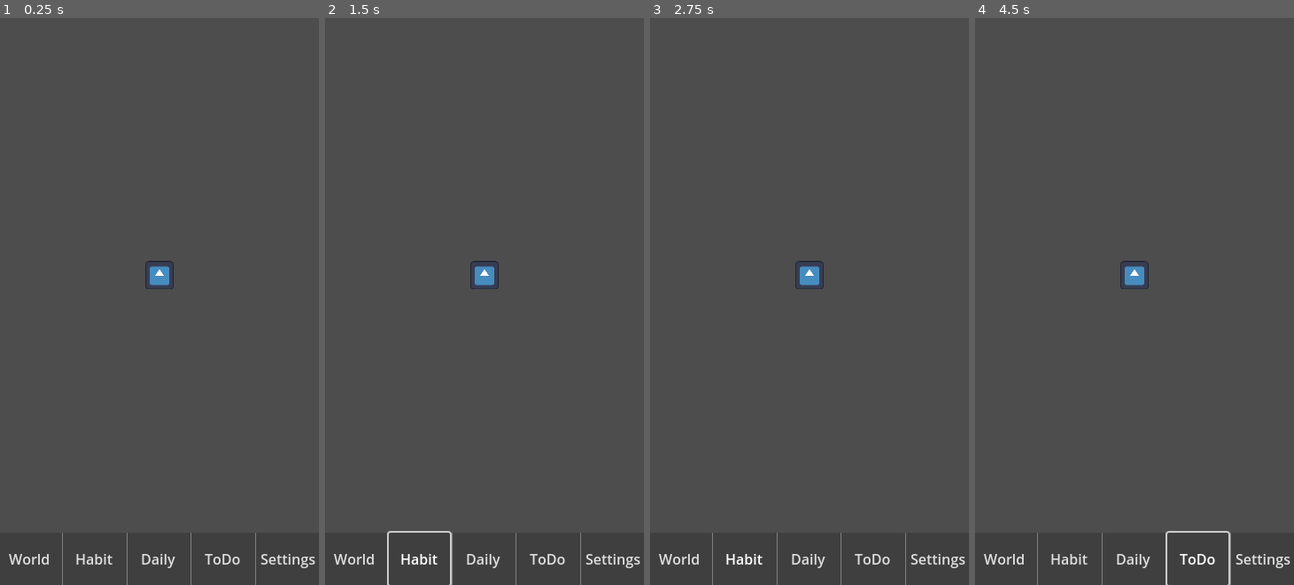
Above: before the commit, frames 1-4 (left to right).
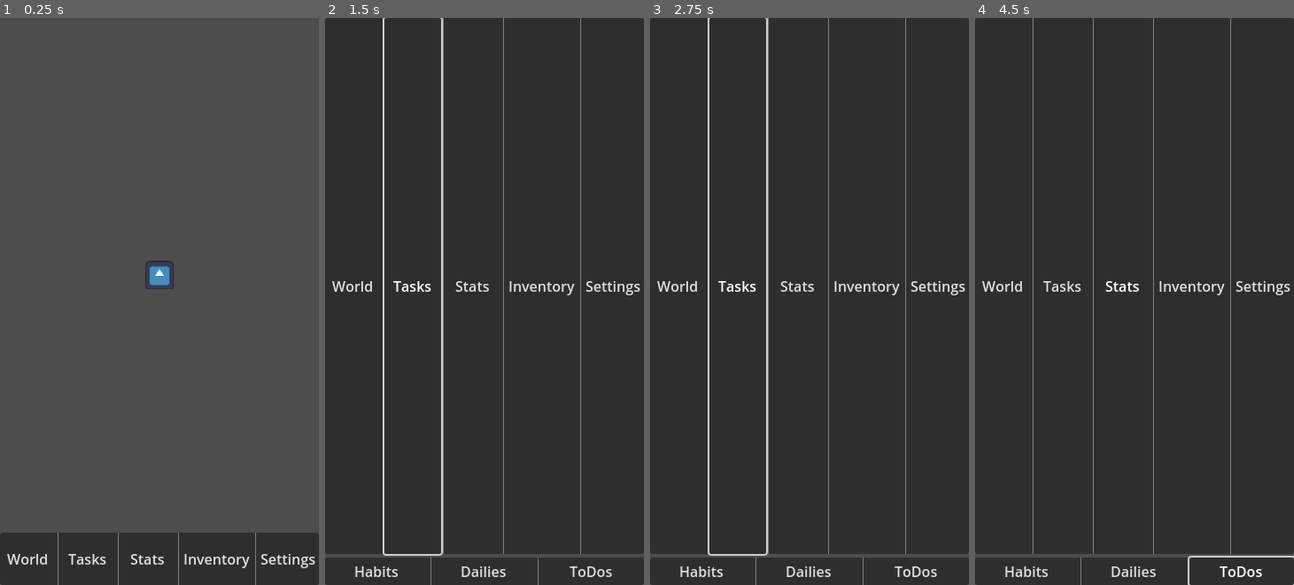
Above: after the commit, the same moments.

Repository: Knight-XAura/TaskRPG
Game: Godot game, scene res://main.tscn
Two runs of this game, one before a commit and one after it. Both use one fixed random seed, a clock stepped at 60 frames per second and the inputs below. The project has no main scene, so this scene is started directly. The engine's default icon, where the game draws it, is replaced by a stand-in: a white triangle on a blue panel in a dark square.
Inputs (mouse positions are in pixels of both pictures, inside the frame that each line leads up to):
- Up to frame 1 (0.25 s): no input
- Up to frame 2 (1.5 s): click "World" at 0.5 s; click (420, 556) at 1.25 s, where only the run before the commit has a clickable "Habit"
- Up to frame 3 (2.75 s): click (739, 284) at 2 s, where only the run after the commit has a clickable "Tasks"
- Up to frame 4 (4.5 s): click (1134, 556) at 2.75 s, where only the run before the commit has a clickable "Daily"; click (1121, 284) at 3.5 s, where only the run after the commit has a clickable "Stats"; click (1198, 556) at 4.25 s, where only the run before the commit has a clickable "ToDo"

The runs differ from the first frame. In frame 1, 0.8% of the frame differs, in the area x 2-79%, y 90-100%; in frame 2, 92%, in the area x 0-100%, y 0-100%; in frame 3, 92%; in frame 4, 92%.

Commit message:
Scene adjustments and spawn tasks menu

Diff:
--- /dev/null
+++ b/Main.gd
@@ -0,0 +1,13 @@
+extends VBoxContainer
+
+@onready var svp_container: SubViewportContainer = $SVPContainer
+
+var tasks_scene: PackedScene = preload("res://menu/tasks/tasks.tscn")
+
+@onready var current_tab: Control = svp_container
+
+func _on_tasks_pressed() -> void:
+	var tasks: VBoxContainer = tasks_scene.instantiate()
+	add_child(tasks, true) #Need to make this move or be added to the top above or below SVPContainer
+	current_tab.hide()
+	current_tab = tasks
--- a/main.tscn
+++ b/main.tscn
@@ -1,13 +1,14 @@
-[gd_scene load_steps=3 format=3 uid="uid://bwugcfpfnirpo"]
+[gd_scene load_steps=4 format=3 uid="uid://bwugcfpfnirpo"]
 
-[ext_resource type="PackedScene" uid="uid://4vjtgr2ew5bi" path="res://tabs/world/world.tscn" id="1_w8jnb"]
-[ext_resource type="ButtonGroup" uid="uid://clcx2yc5fgav4" path="res://tabs/tabs_group.tres" id="2_6t6hm"]
+[ext_resource type="Script" path="res://Main.gd" id="1_8c7xw"]
+[ext_resource type="PackedScene" uid="uid://4vjtgr2ew5bi" path="res://menu/world/world.tscn" id="1_w8jnb"]
+[ext_resource type="ButtonGroup" uid="uid://clcx2yc5fgav4" path="res://menu/tabs_group.tres" id="2_6t6hm"]
 
 [node name="Main" type="Node"]
 
 [node name="HUD" type="CanvasLayer" parent="."]
 
-[node name="VBoxContainer" type="VBoxContainer" parent="HUD"]
+[node name="Main" type="VBoxContainer" parent="HUD"]
 anchors_preset = 15
 anchor_right = 1.0
 anchor_bottom = 1.0
@@ -16,46 +17,32 @@
 size_flags_horizontal = 3
 size_flags_vertical = 3
 theme_override_constants/separation = 0
+script = ExtResource("1_8c7xw")
 
-[node name="SubViewportContainer" type="SubViewportContainer" parent="HUD/VBoxContainer"]
+[node name="SVPContainer" type="SubViewportContainer" parent="HUD/Main"]
 layout_mode = 2
 size_flags_vertical = 3
 size_flags_stretch_ratio = 10.0
 stretch = true
 
-[node name="SubViewport" type="SubViewport" parent="HUD/VBoxContainer/SubViewportContainer"]
+[node name="SubViewport" type="SubViewport" parent="HUD/Main/SVPContainer"]
 disable_3d = true
 handle_input_locally = false
 audio_listener_enable_2d = true
 size = Vector2i(360, 581)
 render_target_update_mode = 4
 
-[node name="World" parent="HUD/VBoxContainer/SubViewportContainer/SubViewport" instance=ExtResource("1_w8jnb")]
+[node name="World" parent="HUD/Main/SVPContainer/SubViewport" instance=ExtResource("1_w8jnb")]
 
-[node name="Menu" type="Control" parent="HUD/VBoxContainer"]
+[node name="MenuContainer" type="PanelContainer" parent="HUD/Main"]
 layout_mode = 2
 size_flags_vertical = 3
 
-[node name="MenuBG" type="ColorRect" parent="HUD/VBoxContainer/Menu"]
-layout_mode = 1
-anchors_preset = 15
-anchor_right = 1.0
-anchor_bottom = 1.0
-grow_horizontal = 2
-grow_vertical = 2
-color = Color(0.247059, 0.247059, 0.247059, 1)
+[node name="Menu" type="HBoxContainer" parent="HUD/Main/MenuContainer"]
+layout_mode = 2
+theme_override_constants/separation = 0
 
-[node name="HBoxContainer" type="HBoxContainer" parent="HUD/VBoxContainer/Menu/MenuBG"]
-layout_mode = 1
-anchors_preset = 15
-anchor_right = 1.0
-anchor_bottom = 1.0
-grow_horizontal = 2
-grow_vertical = 2
-theme_override_constants/separation = 0
-alignment = 1
-
-[node name="World" type="Button" parent="HUD/VBoxContainer/Menu/MenuBG/HBoxContainer"]
+[node name="World" type="Button" parent="HUD/Main/MenuContainer/Menu"]
 layout_mode = 2
 size_flags_horizontal = 3
 toggle_mode = true
@@ -63,50 +50,52 @@
 text = "World"
 flat = true
 
-[node name="WHSeparator" type="VSeparator" parent="HUD/VBoxContainer/Menu/MenuBG/HBoxContainer"]
+[node name="WTSeparator" type="VSeparator" parent="HUD/Main/MenuContainer/Menu"]
 clip_contents = true
 layout_mode = 2
 
-[node name="Habit" type="Button" parent="HUD/VBoxContainer/Menu/MenuBG/HBoxContainer"]
+[node name="Tasks" type="Button" parent="HUD/Main/MenuContainer/Menu"]
 layout_mode = 2
 size_flags_horizontal = 3
 toggle_mode = true
 button_group = ExtResource("2_6t6hm")
-text = "Habit"
+text = "Tasks"
 flat = true
 
-[node name="HDSeparator" type="VSeparator" parent="HUD/VBoxContainer/Menu/MenuBG/HBoxContainer"]
+[node name="TSSeparator" type="VSeparator" parent="HUD/Main/MenuContainer/Menu"]
 clip_contents = true
 layout_mode = 2
 
-[node name="Daily" type="Button" parent="HUD/VBoxContainer/Menu/MenuBG/HBoxContainer"]
+[node name="Stats" type="Button" parent="HUD/Main/MenuContainer/Menu"]
 layout_mode = 2
 size_flags_horizontal = 3
 toggle_mode = true
 button_group = ExtResource("2_6t6hm")
-text = "Daily"
+text = "Stats"
 flat = true
 
-[node name="DTSeparator" type="VSeparator" parent="HUD/VBoxContainer/Menu/MenuBG/HBoxContainer"]
+[node name="SISeparator" type="VSeparator" parent="HUD/Main/MenuContainer/Menu"]
 clip_contents = true
 layout_mode = 2
 
-[node name="ToDo" type="Button" parent="HUD/VBoxContainer/Menu/MenuBG/HBoxContainer"]
+[node name="Inventory" type="Button" parent="HUD/Main/MenuContainer/Menu"]
 layout_mode = 2
 size_flags_horizontal = 3
 toggle_mode = true
 button_group = ExtResource("2_6t6hm")
-text = "ToDo"
+text = "Inventory"
 flat = true
 
-[node name="TSSeparator" type="VSeparator" parent="HUD/VBoxContainer/Menu/MenuBG/HBoxContainer"]
+[node name="ISSeparator" type="VSeparator" parent="HUD/Main/MenuContainer/Menu"]
 clip_contents = true
 layout_mode = 2
 
-[node name="Settings" type="Button" parent="HUD/VBoxContainer/Menu/MenuBG/HBoxContainer"]
+[node name="Settings" type="Button" parent="HUD/Main/MenuContainer/Menu"]
 layout_mode = 2
 size_flags_horizontal = 3
 toggle_mode = true
 button_group = ExtResource("2_6t6hm")
 text = "Settings"
 flat = true
+
+[connection signal="pressed" from="HUD/Main/MenuContainer/Menu/Tasks" to="HUD/Main" method="_on_tasks_pressed"]
--- /dev/null
+++ b/menu/tasks/tasks.tscn
@@ -0,0 +1,62 @@
+[gd_scene load_steps=2 format=3 uid="uid://v7rvr1evp7ya"]
+
+[ext_resource type="ButtonGroup" uid="uid://1aycl1lsjm7p" path="res://menu/tasks/tasks_group.tres" id="1_06nmg"]
+
+[node name="Tasks" type="VBoxContainer"]
+anchors_preset = 15
+anchor_right = 1.0
+anchor_bottom = 1.0
+grow_horizontal = 2
+grow_vertical = 2
+
+[node name="ScrollContainer" type="ScrollContainer" parent="."]
+layout_mode = 2
+size_flags_vertical = 3
+size_flags_stretch_ratio = 10.0
+
+[node name="Control" type="Control" parent="ScrollContainer"]
+layout_mode = 2
+size_flags_horizontal = 3
+size_flags_vertical = 3
+
+[node name="TaskMenuContainer" type="PanelContainer" parent="."]
+layout_mode = 2
+size_flags_vertical = 3
+
+[node name="TaskMenu" type="HBoxContainer" parent="TaskMenuContainer"]
+layout_mode = 2
+size_flags_vertical = 3
+theme_override_constants/separation = 0
+alignment = 1
+
+[node name="Habits" type="Button" parent="TaskMenuContainer/TaskMenu"]
+layout_mode = 2
+size_flags_horizontal = 3
+toggle_mode = true
+button_group = ExtResource("1_06nmg")
+text = "Habits"
+flat = true
+
+[node name="HDSeparator" type="VSeparator" parent="TaskMenuContainer/TaskMenu"]
+clip_contents = true
+layout_mode = 2
+
+[node name="Dailies" type="Button" parent="TaskMenuContainer/TaskMenu"]
+layout_mode = 2
+size_flags_horizontal = 3
+toggle_mode = true
+button_group = ExtResource("1_06nmg")
+text = "Dailies"
+flat = true
+
+[node name="DTSeparator" type="VSeparator" parent="TaskMenuContainer/TaskMenu"]
+clip_contents = true
+layout_mode = 2
+
+[node name="ToDos" type="Button" parent="TaskMenuContainer/TaskMenu"]
+layout_mode = 2
+size_flags_horizontal = 3
+toggle_mode = true
+button_group = ExtResource("1_06nmg")
+text = "ToDos"
+flat = true
--- /dev/null
+++ b/menu/tasks/tasks_group.tres
@@ -0,0 +1,3 @@
+[gd_resource type="ButtonGroup" format=3 uid="uid://1aycl1lsjm7p"]
+
+[resource]
Renamed: tabs/tabs_group.tres -> menu/tabs_group.tres
Renamed: tabs/world/world.tscn -> menu/world/world.tscn
